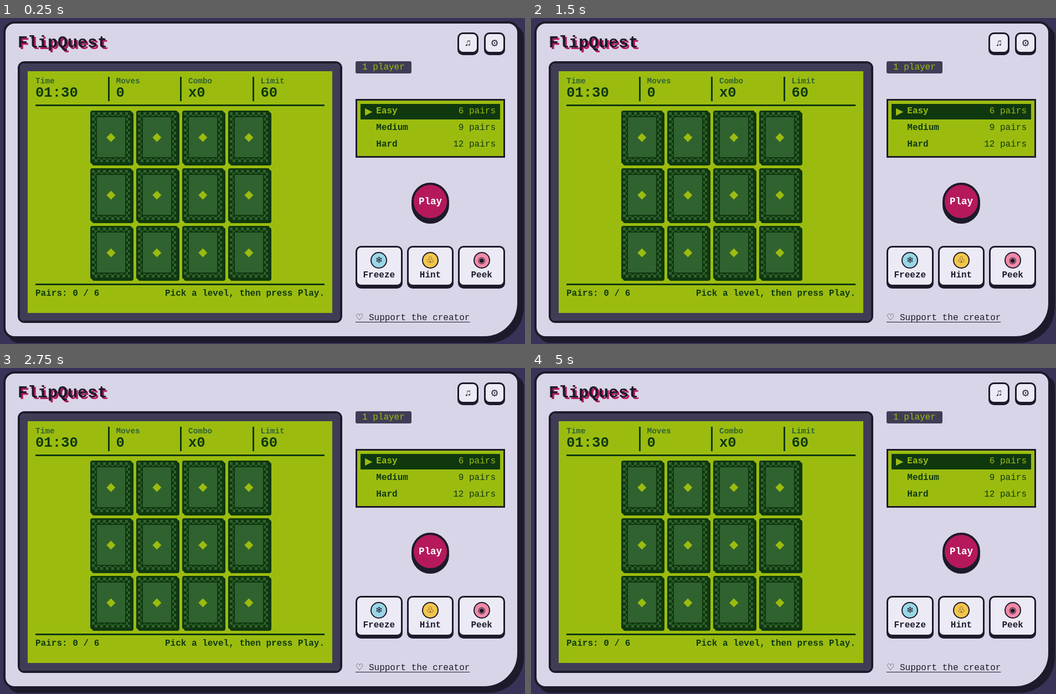
Above: before the commit, frames 1-4 (two rows, left to right).
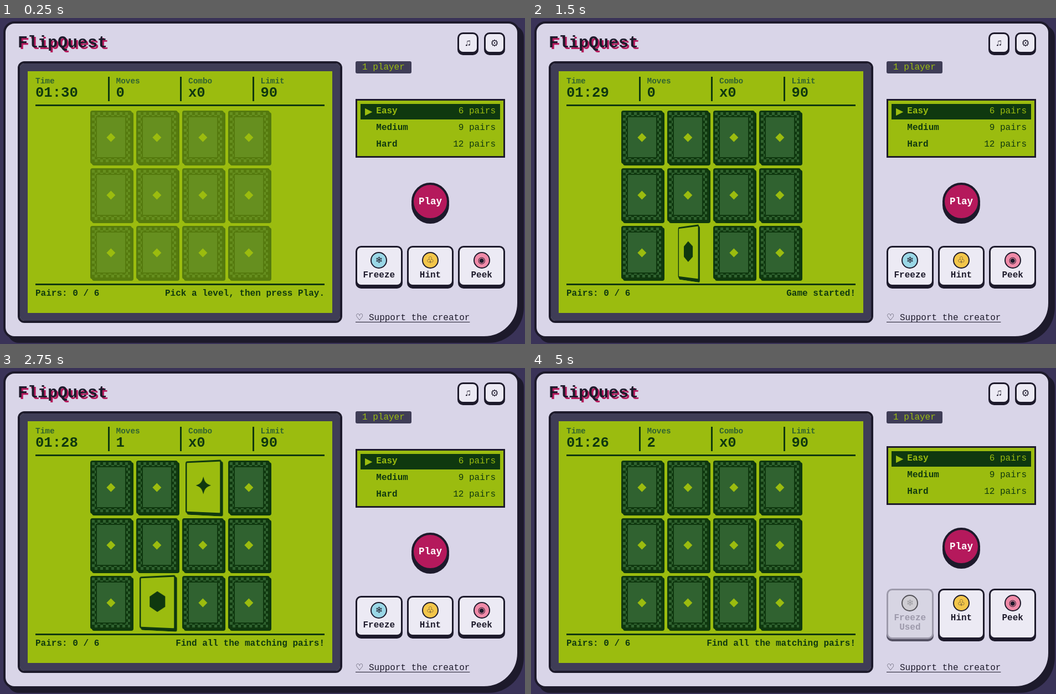
Above: after the commit, the same moments.

Repository: iamdevjay/CC104-BSITDA-2-1-GroupX-FlipQuest
Game: browser game, page index.html
Same seed, same stepped clock (60 frames per second), same inputs: the game is played once before the commit and once after it.
Inputs (mouse positions are in pixels of both pictures, inside the frame that each line leads up to):
- Up to frame 1 (0.25 s): no input
- Up to frame 2 (1.5 s): click "Play" at 0.27 s; click "★" (after the commit: "⬢") at 1.27 s
- Up to frame 3 (2.75 s): click "★" (after the commit: "✦") at 1.87 s; click "★" (after the commit: "⚡") at 2.47 s
- Up to frame 4 (5 s): click "★" (after the commit: "✦") at 3.07 s; click "★" (after the commit: "⚡") at 3.67 s; click (641, 488) at 4.27 s; click "❄ Freeze" at 4.87 s

The runs differ from the first frame. In frame 1, 16% of the frame differs, in the area x 17-52%, y 21-81%; in frame 2, 1.6%; in frame 3, 2.9%; in frame 4, 4.2%.
Error in both runs: ReferenceError: i is not defined

Commit message:
abcdefg

Diff:
--- a/css/style.css
+++ b/css/style.css
@@ -453,3 +453,15 @@
 #freeze-button.freeze-used .power-icon {
     filter: grayscale(100%);
 }
+
+/* (andrei) Freeze button after being used */
+#freeze-button.freeze-used {
+    background-color: #d7d5e2;
+    border-color: #858292;
+    color: #858292;
+    opacity: 0.7;
+}
+
+#freeze-button.freeze-used .power-icon {
+    filter: grayscale(100%);
+}
--- a/js/timer.js
+++ b/js/timer.js
@@ -6,13 +6,19 @@
     return $('input[name="difficulty"]:checked').val() || 'easy';
 }
 
- // Time limit for each difficulty
+// Time limit for each difficulty
 var difficultyTimes = {
-    easy: 45,
-    medium: 60,
-    hard: 90
+    easy: 90,
+    medium: 70,
+    hard: 45
 };
 
+// Freeze duration for each difficulty
+var freezeTimes = {
+    easy: 15,
+    medium: 5,
+    hard: 0
+};
 
 // Timer variables
 var timerInterval = null;
@@ -20,22 +26,72 @@
 var startingTime = 0;
 var gameStarted = false;
 
-
- // Update timer display
+// Freeze variables
+var freezeActive = false;
+var freezeUsed = false;
+var freezeTimeout = null;
+
+// Update timer display
 function updateTimerDisplay() {
-    var elapsedTime = startingTime - timeRemaining;
-
-    var minutes = Math.floor(elapsedTime / 60);
-    var seconds = elapsedTime % 60;
+    var minutes = Math.floor(timeRemaining / 60);
+    var seconds = timeRemaining % 60;
 
     var formattedTime =
         String(minutes).padStart(2, '0') + ':' +
         String(seconds).padStart(2, '0');
 
     $('#timer').text(formattedTime);
-    $('#time-limit').text(timeRemaining);
-}
-
+}
+
+// Cancel an active freeze
+function cancelFreeze() {
+    clearTimeout(freezeTimeout);
+    freezeTimeout = null;
+    freezeActive = false;
+}
+
+// Reset freeze availability
+function resetFreeze() {
+    cancelFreeze();
+    freezeUsed = false;
+
+    $('#freeze-button').removeClass('freeze-used');
+    $('#freeze-button .power-info strong').text('Freeze');
+}
+
+// Freeze countdown
+function freezeTime() {
+    var difficulty = getSelectedDifficulty();
+    var freezeDuration = freezeTimes[difficulty];
+
+    if (
+        !gameStarted ||
+        freezeActive ||
+        freezeUsed ||
+        freezeDuration === 0 ||
+        timeRemaining <= 0
+    ) {
+        return;
+    }
+
+    freezeUsed = true;
+    freezeActive = true;
+
+    $('#freeze-button').addClass('freeze-used');
+    $('#freeze-button .power-info strong').text('Freeze Used');
+
+    clearInterval(timerInterval);
+    timerInterval = null;
+
+    freezeTimeout = setTimeout(function () {
+        freezeActive = false;
+        freezeTimeout = null;
+
+        if (gameStarted && timeRemaining > 0) {
+            startTimer();
+        }
+    }, freezeDuration * 1000);
+}
 
 // Reset timer
 function resetTimer() {
@@ -47,6 +103,7 @@
     timeRemaining = startingTime;
 
     updateTimerDisplay();
+    $('#time-limit').text(startingTime);
 }
 
 // Stop timer
@@ -113,10 +170,10 @@
         $('#game-message').text('Game started!');
     });
 
-
     // Difficulty selection
     $('input[name="difficulty"]').off('change.flipquest').on('change.flipquest', function () {
 
+        // Stop timer and reset Freeze
         stopTimer();
         resetFreeze();
 
@@ -131,23 +188,16 @@
         // Reset timer for selected difficulty
         resetTimer();
 
-        // Stop the previous game
-        if (typeof gameActive !== 'undefined') {
-
-            gameActive = false;
-            canClick = false;
-
-            clearTimeout(hideCardsTimer);
-
-        }
-
         // Disable cards until Play is pressed
         $('.card').prop('disabled', true);
 
         $('#game-message').text('Difficulty changed. Press Play to start a new game.');
-
     });
 
+    // Freeze button
+    $('#freeze-button').off('click.flipquest').on('click.flipquest', function () {
+        freezeTime();
+    });
 
     // Card clicks
     $('#card-grid').off('click.flipquest', '.card')
@@ -164,14 +214,14 @@
             // Convert card ID into a 0-based index
             var index = parseInt(this.id.replace('card', ''), 10) - 1;
 
-            if (!isNaN(index) &&
+            if (
+                !isNaN(index) &&
                 typeof cards !== 'undefined' &&
                 index >= 0 &&
-                index < cards.length) {
-
-    handleCardClick(index);
-
-}
+                index < cards.length
+            ) {
+                handleCardClick(index);
+            }
         });
 }
 
